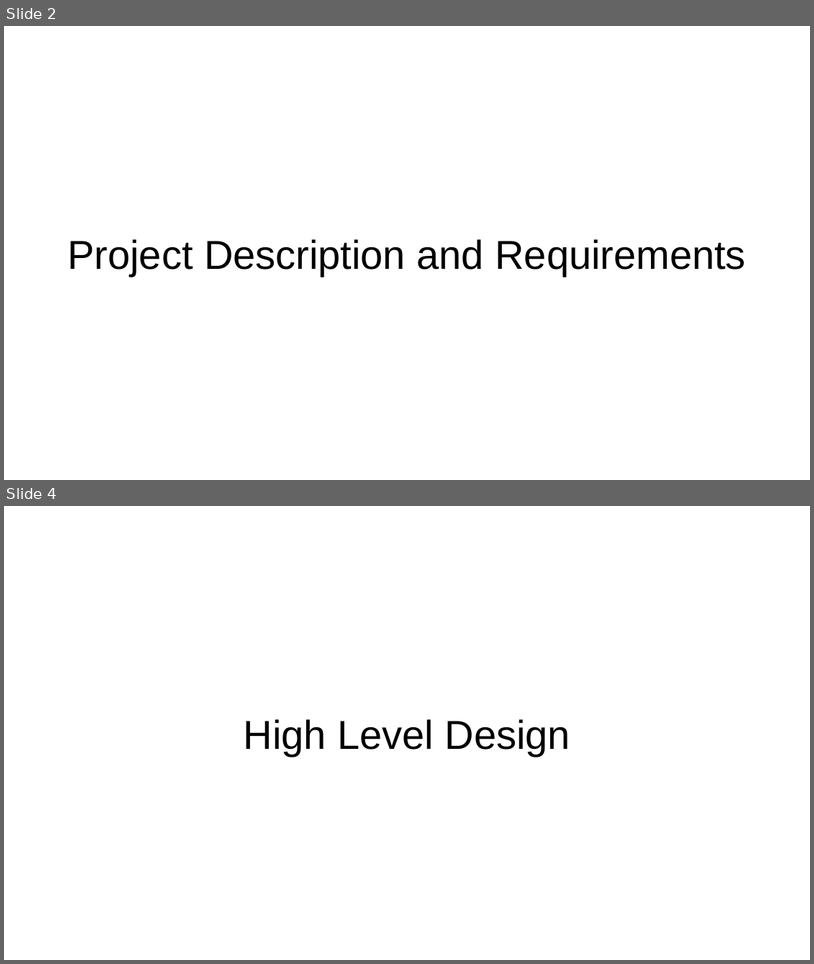
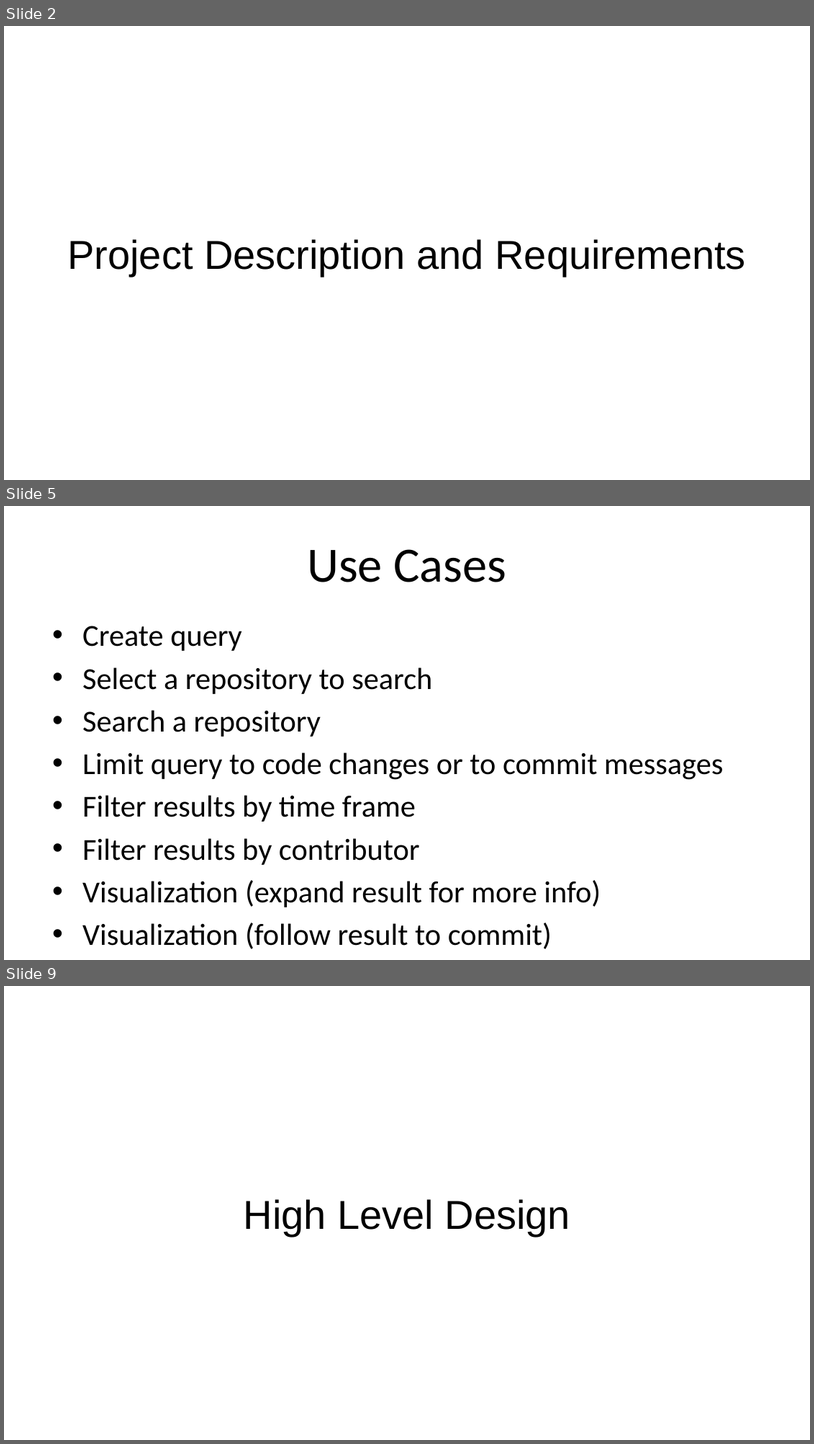
Before and after one commit to RWenger/Code-Search-Engine-CS3704, a slide deck: Presentation/Final Presentation.pptx. Shown one above the other, each under a label of ours: slides 2 and 4 before the commit, slides 2, 5 and 9 after it; the slides between them are not shown. The pictures are 814x964 and 814x1444 pixels, drawn with LibreOffice and Linux fonts; fonts in the diff are those of the drawing. Boxes give left, top, right and bottom in pixels: in the first picture for what was removed or moved away, otherwise in the second. Text is boxed around its words. In the diff, an @@ line names an element or a change of style, - is before the commit and + after.

```diff
--- a/Presentation/Final Presentation.pptx
+++ b/Presentation/Final Presentation.pptx
@@ slide 5 added at (x1=4, y1=506, x2=810, y2=960), background #FFFFFF @@
@@ title added at (x1=307, y1=549, x2=507, y2=582), 44 pt, text #000000 @@
+Use Cases
@@ text added at (x1=82, y1=626, x2=723, y2=949), 27.2 pt, text #000000 @@
+• Create query
+• Select a repository to search
+• Search a repository
+• Limit query to code changes or to commit messages
+• Filter results by time frame
+• Filter results by contributor
+• Visualization (expand result for more info)
+• Visualization (follow result to commit)
@@ what was slide 4 is now slide 9 @@
```
Also in this commit, not shown: 5 other slides added, 1 slide removed.
